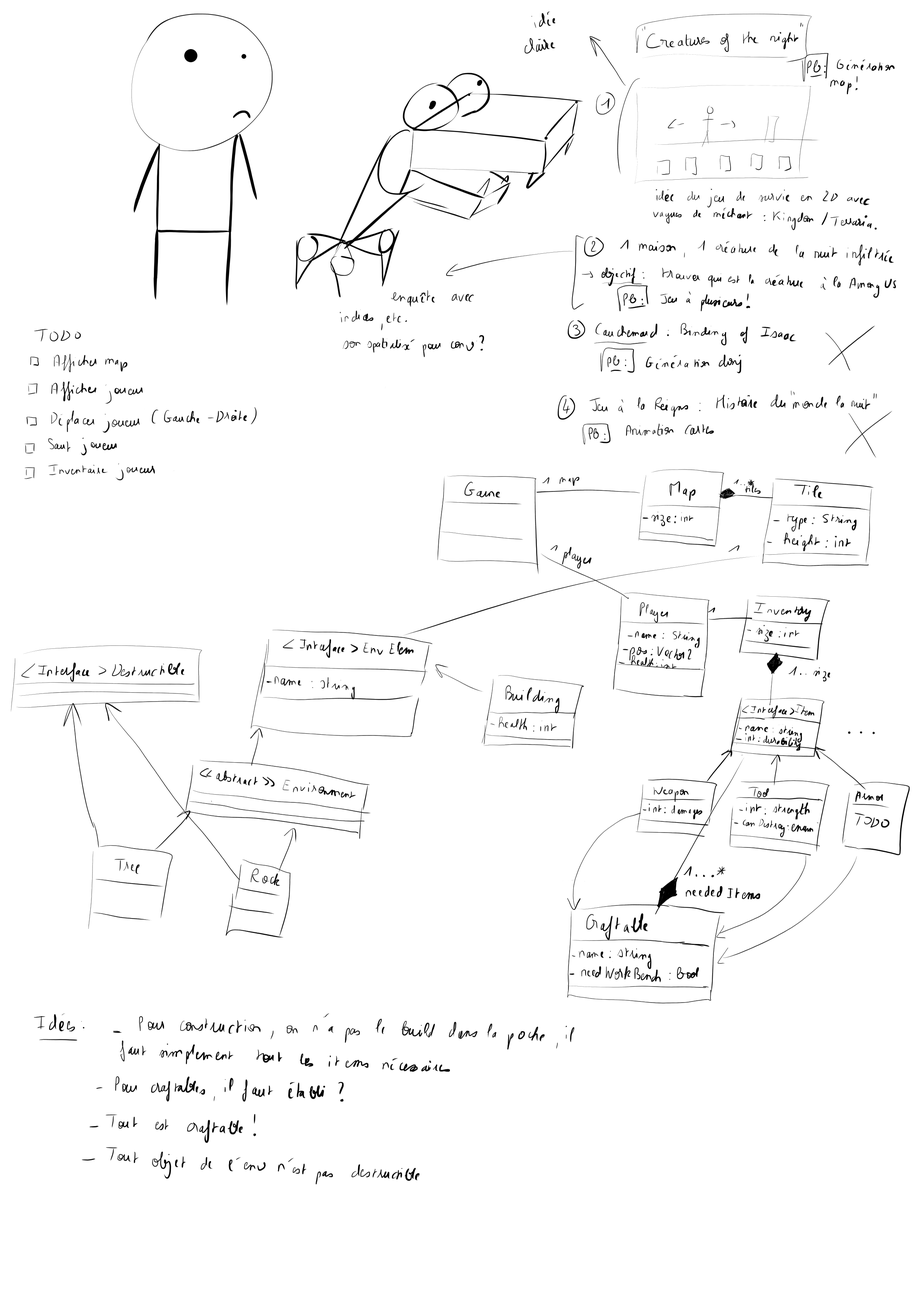
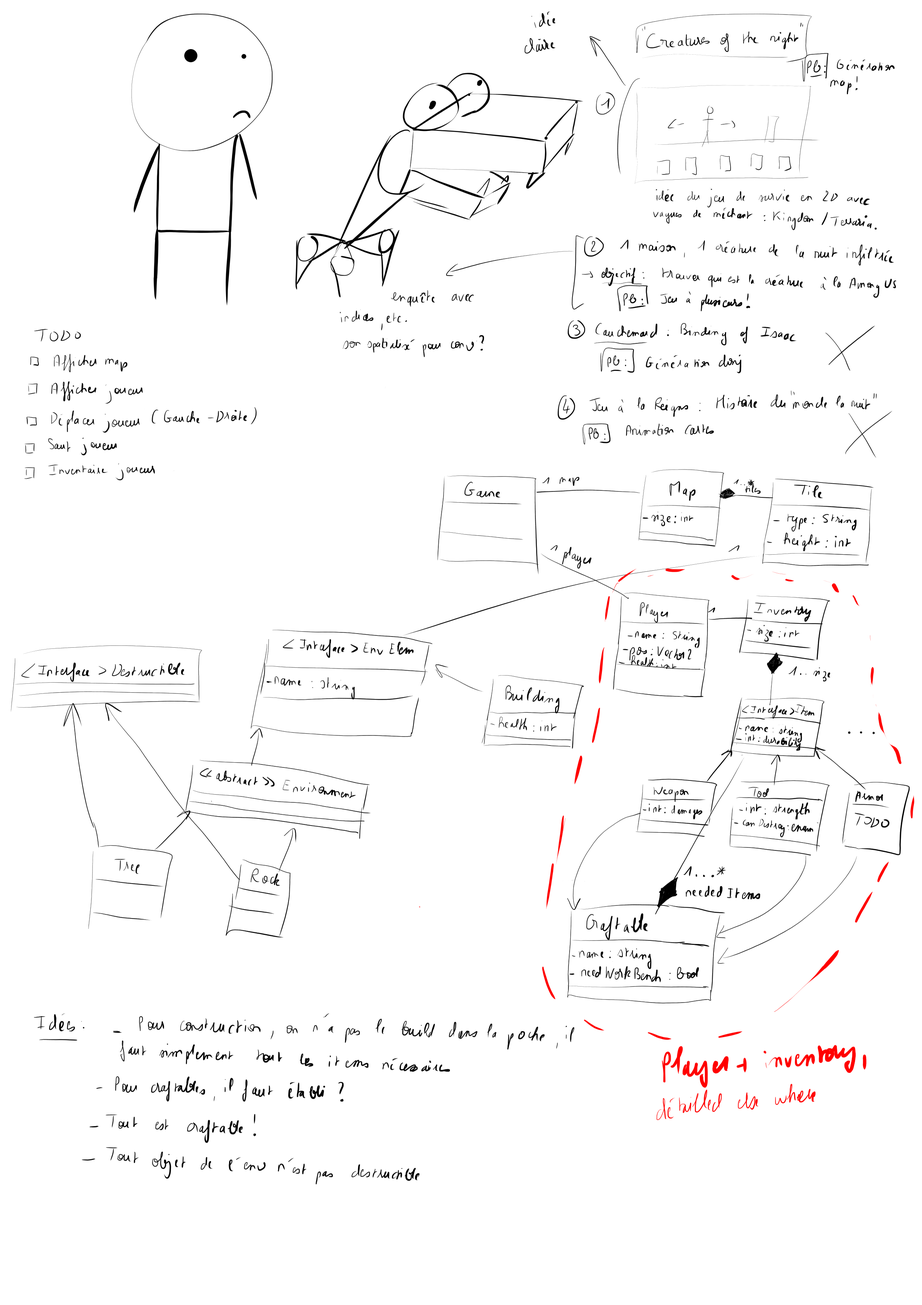
Revision of a layered (922, 1305) image; what changed, layer by layer:
painted on "Paint Layer 1" over 419, 568, 915, 1120
